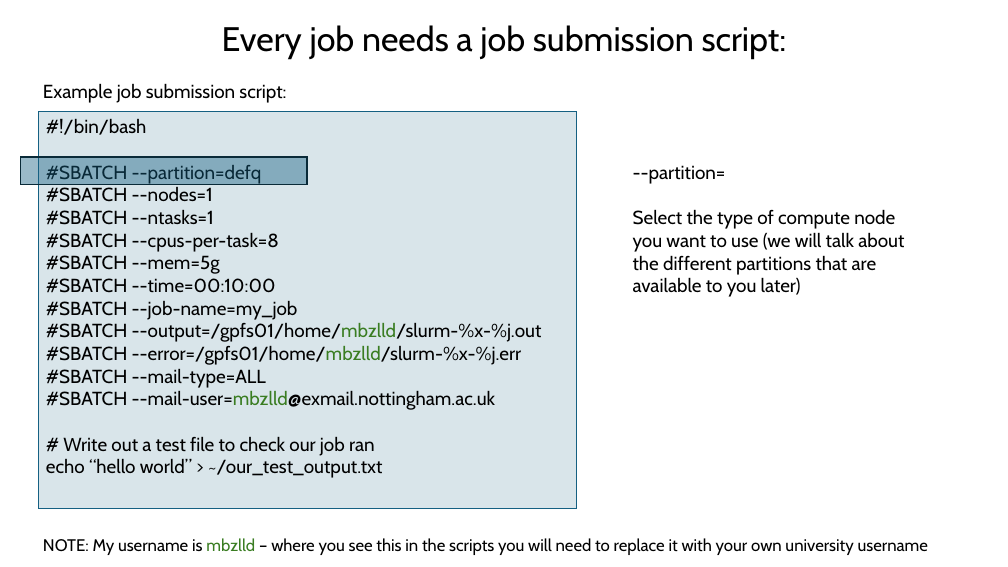
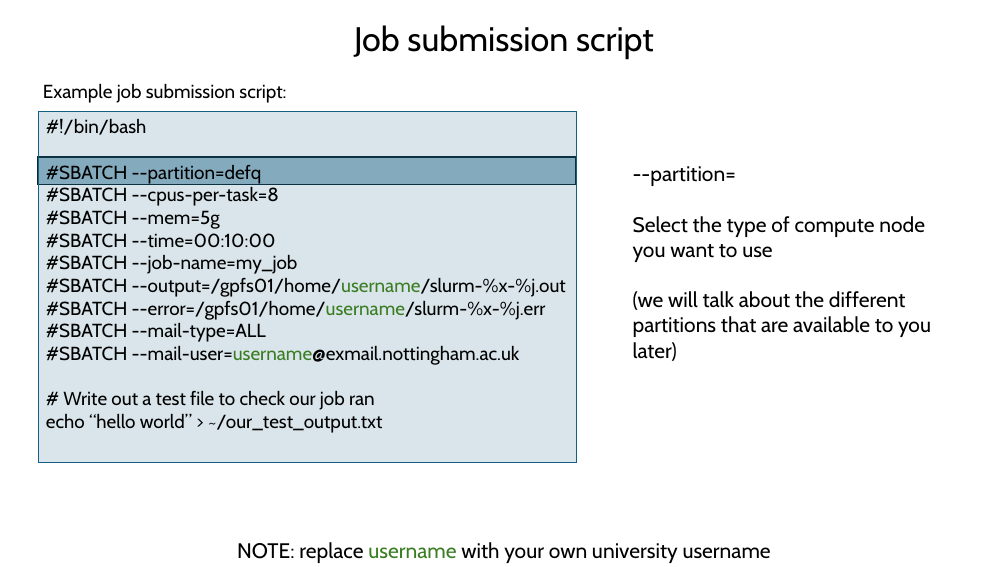
Before and after one commit to BioinformaticsMSc/LIFE4138_2627, a slide deck: slide 8 of UNIX_session_3/Ada_in_depth.pptx. Drawn at 1008x567 pixels with LibreOffice and Linux fonts; fonts in the diff are those of the drawing. Boxes give left, top, right and bottom in pixels: in the first picture for what was removed or moved away, otherwise in the second. Text is boxed around its words. In the diff, an @@ line names an element or a change of style, - is before the commit and + after.

```diff
--- a/UNIX_session_3/Ada_in_depth.pptx
+++ b/UNIX_session_3/Ada_in_depth.pptx
@@ title at box(354, 25, 654, 59): text changed @@
-Every job needs a job submission script:
+Job submission script
@@ rectangle "#!/bin/bash": place and size @@
-rectangle "#!/bin/bash" at box(39, 111, 576, 508)
+rectangle "#!/bin/bash" at box(39, 111, 576, 462)
@@ rectangle: place and size @@
-rectangle at box(20, 157, 307, 185)
+rectangle at box(39, 157, 576, 185)
@@ text at box(633, 166, 736, 186): size 18 to 20 pt in "--partition=" @@
@@ text in rectangle at box(46, 187, 214, 225): paragraphs removed @@
-#SBATCH --nodes=1
-#SBATCH --ntasks=1
@@ text at box(633, 216, 931, 361): text changed; size 18 to 20 pt @@
-Select the type of compute node you want to use (we will talk about the different partitions that are available to you later)
+Select the type of compute node you want to use
+(we will talk about the different partitions that are available to you later)
@@ text in rectangle at box(46, 278, 566, 320): text changed @@
-#SBATCH --output=/gpfs01/home/mbzlld/slurm-%x-%j.out
-#SBATCH --error=/gpfs01/home/mbzlld/slurm-%x-%j.err
+#SBATCH --output=/gpfs01/home/username/slurm-%x-%j.out
+#SBATCH --error=/gpfs01/home/username/slurm-%x-%j.err
@@ text in rectangle at box(46, 346, 520, 365): text changed @@
-#SBATCH --mail-user=mbzlld@exmail.nottingham.ac.uk
+#SBATCH --mail-user=username@exmail.nottingham.ac.uk
@@ text at box(237, 542, 771, 563): text changed; size 16 to 20 pt @@
-NOTE: My username is mbzlld – where you see this in the scripts you will need to replace it with your own university username
+NOTE: replace username with your own university username
```
Also in this commit, not shown: 21 other slides changed, 3 slides added, 9 slides removed.
